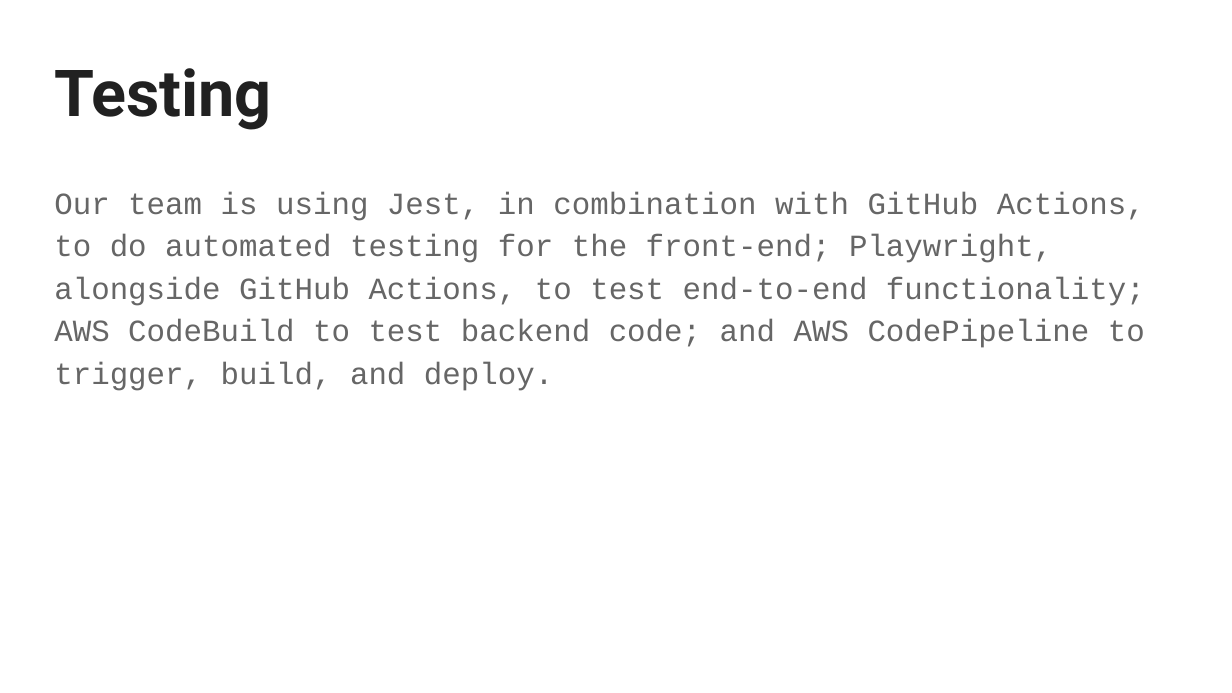
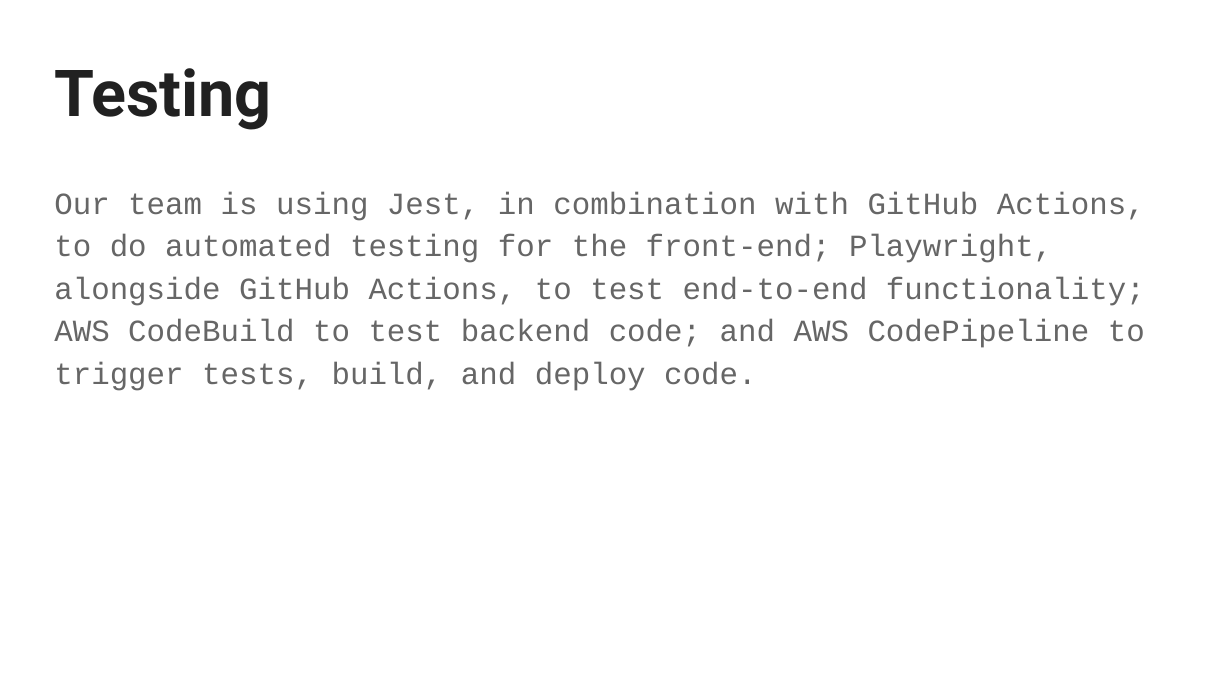
Before and after one commit to COSC-499-W2023/year-long-project-team-9, a slide deck: slide 5 of docs/minipresentation/Team 9 Mini-Presentation.pptx. Drawn at 1232x693 pixels with LibreOffice and Linux fonts; fonts in the diff are those of the drawing. Boxes give left, top, right and bottom in pixels: in the first picture for what was removed or moved away, otherwise in the second. Text is boxed around its words. In the diff, an @@ line names an element or a change of style, - is before the commit and + after.

```diff
--- a/docs/minipresentation/Team 9 Mini-Presentation.pptx
+++ b/docs/minipresentation/Team 9 Mini-Presentation.pptx
@@ text at <box>54,192,1145,391</box>: text changed @@
-Our team is using Jest, in combination with GitHub Actions, to do automated testing for the front-end; Playwright, alongside GitHub Actions, to test end-to-end functionality; AWS CodeBuild to test backend code; and AWS CodePipeline to trigger, build, and deploy.
+Our team is using Jest, in combination with GitHub Actions, to do automated testing for the front-end; Playwright, alongside GitHub Actions, to test end-to-end functionality; AWS CodeBuild to test backend code; and AWS CodePipeline to trigger tests, build, and deploy code.
```
Also in this commit, not shown: 2 other slides changed, 1 slide added.
